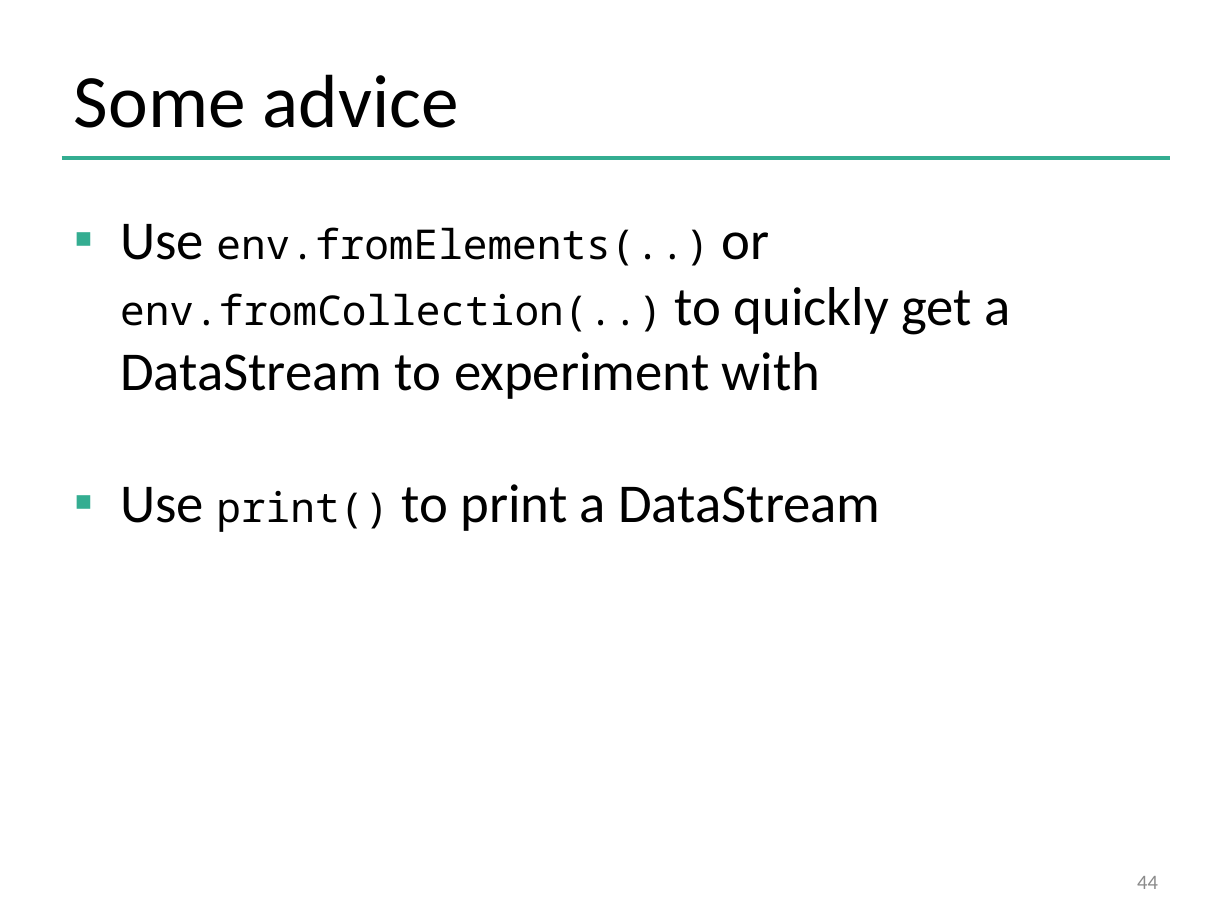
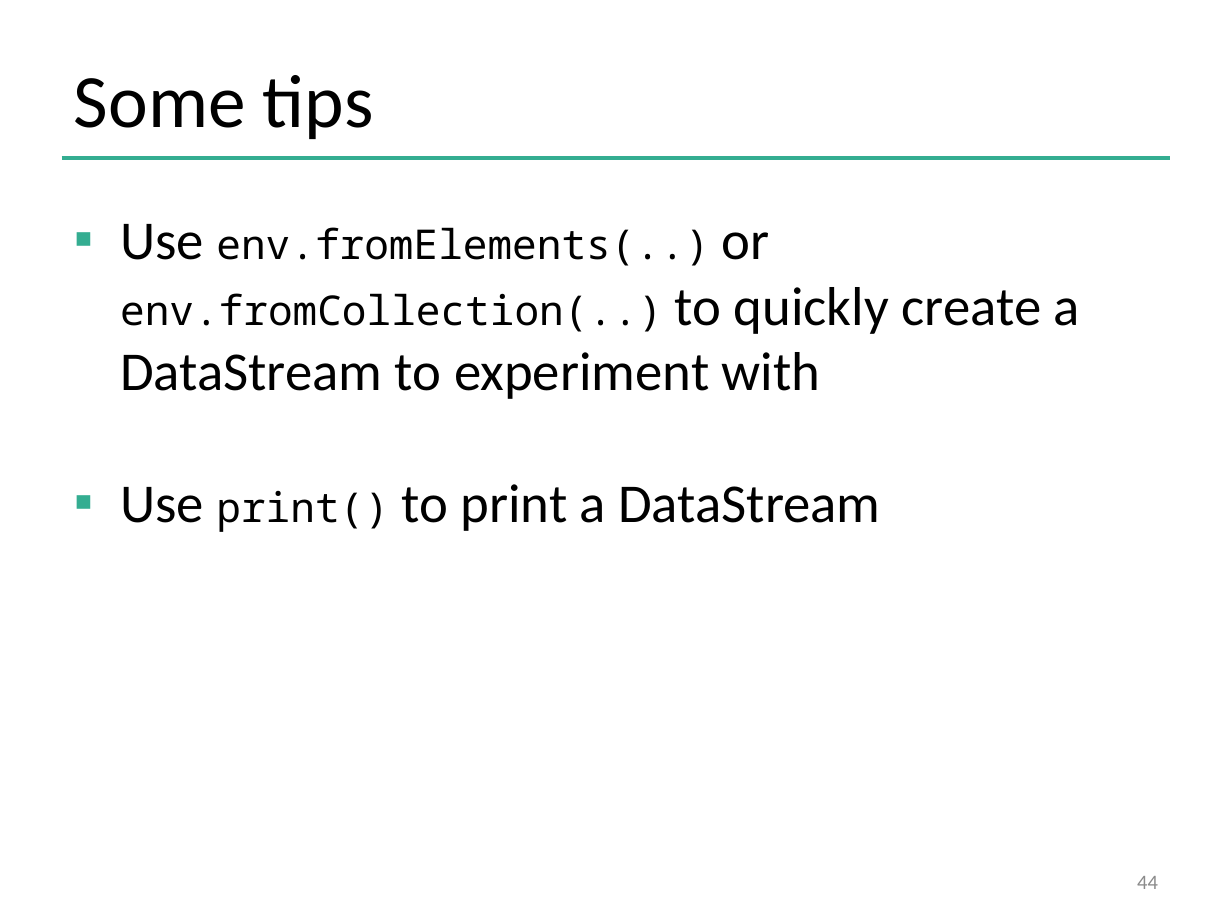
Before and after one commit to dataArtisans/flink-training-web, a slide deck: slide 44 of slides/flink_stream_basics.pptx. Drawn at 1232x924 pixels with LibreOffice and Linux fonts; fonts in the diff are those of the drawing; background and template pictures are left out. Boxes give left, top, right and bottom in pixels: in the first picture for what was removed or moved away, otherwise in the second. Text is boxed around its words. In the diff, an @@ line names an element or a change of style, - is before the commit and + after.

```diff
--- a/slides/flink_stream_basics.pptx
+++ b/slides/flink_stream_basics.pptx
@@ text at (74, 75, 374, 139): text changed @@
-Some advice
+Some tips
@@ text at (120, 224, 1080, 399): text changed @@
-▪ Use env.fromElements(..) or env.fromCollection(..) to quickly get a DataStream to experiment with
+▪ Use env.fromElements(..) or env.fromCollection(..) to quickly create a DataStream to experiment with
```
Also in this commit, not shown: 5 other slides changed, 1 slide added, 1 slide removed, 10 other files.
